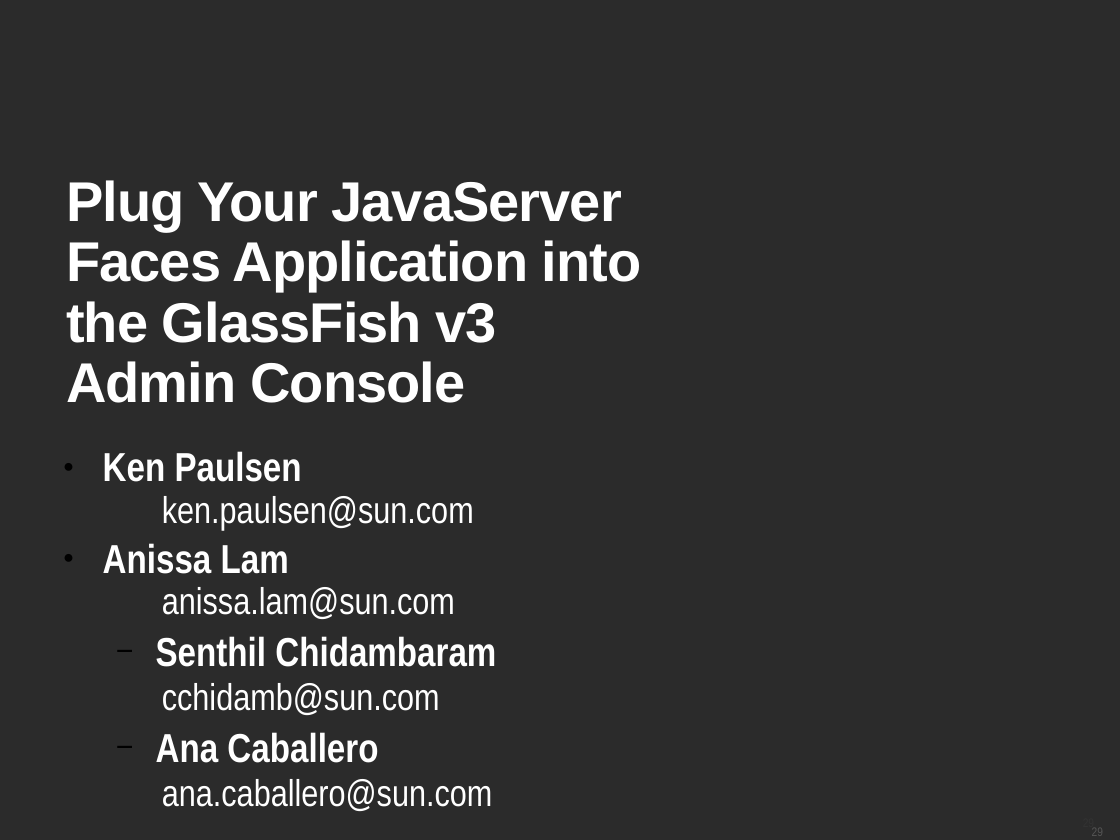
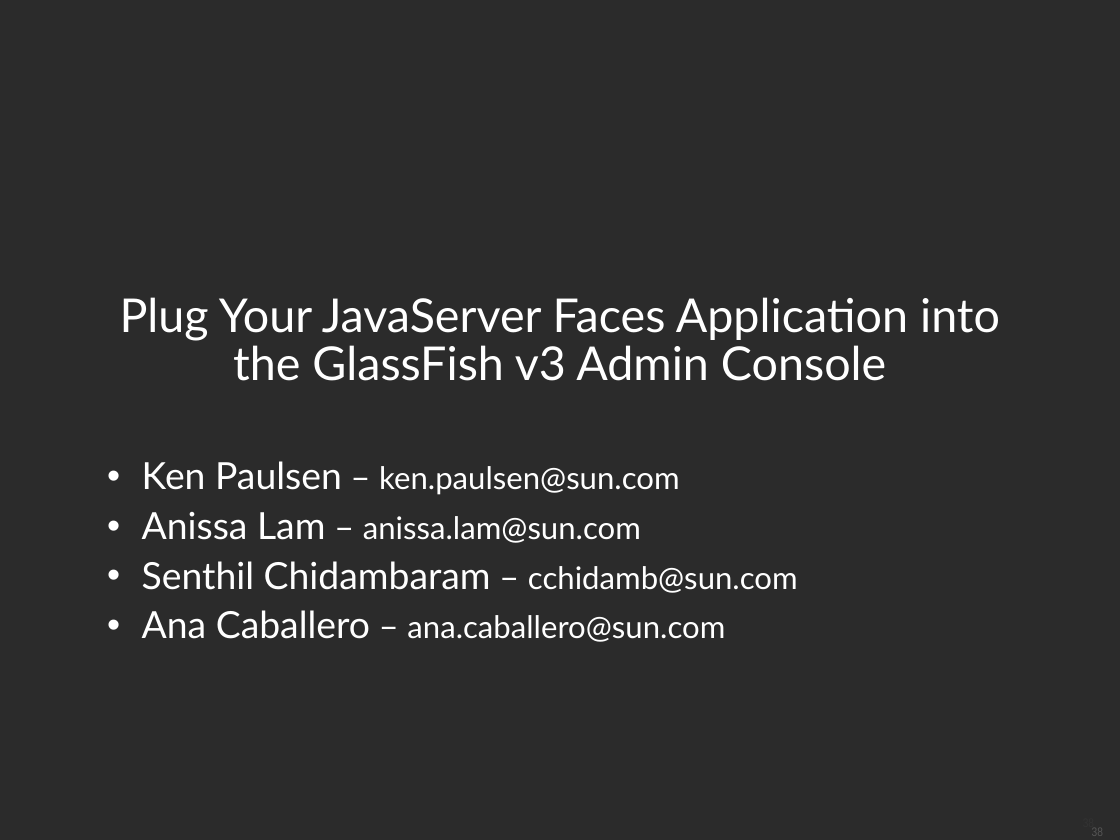
Before and after one commit to javaee/glassfish, a slide deck: slide 38 of v3/admingui/j1plugin/gfplugin/4520_gfplugin.odp (slide 29 before the commit). Drawn at 1120x840 pixels with LibreOffice and Linux fonts; fonts in the diff are those of the drawing; background and template pictures are left out; a plain dark background stands for a picture behind light text. Boxes give left, top, right and bottom in pixels: in the first picture for what was removed or moved away, otherwise in the second. Text is boxed around its words. In the diff, an @@ line names an element or a change of style, - is before the commit and + after.

```diff
--- a/v3/admingui/j1plugin/gfplugin/4520_gfplugin.odp
+++ b/v3/admingui/j1plugin/gfplugin/4520_gfplugin.odp
@@ title "Plug Your JavaServer Faces Application ..." moved from (x1=66, y1=180, x2=642, y2=403) to (x1=120, y1=297, x2=1000, y2=381) @@
@@ title "Plug Your JavaServer Faces Application ..." at (x1=120, y1=297, x2=1000, y2=381): size 36 to 30 pt, font Arial to Lato, letter spacing -0.6 to 0 pt, bold off; alignment left to centre; line spacing 0.9 to 0.85 @@
@@ text at (x1=142, y1=461, x2=798, y2=642): text changed; size 24 to 20 pt; font Arial Narrow to Lato @@
-● Ken Paulsen
-  ken.paulsen@sun.com
-● Anissa Lam
-  anissa.lam@sun.com
-  − Senthil Chidambaram
-    cchidamb@sun.com
-  − Ana Caballero
-    ana.caballero@sun.com
+• Ken Paulsen – ken.paulsen@sun.com
+• Anissa Lam – anissa.lam@sun.com
+• Senthil Chidambaram – cchidamb@sun.com
+• Ana Caballero – ana.caballero@sun.com
```
Also in this commit, not shown: 27 other slides changed, 10 slides added, 1 slide removed.
